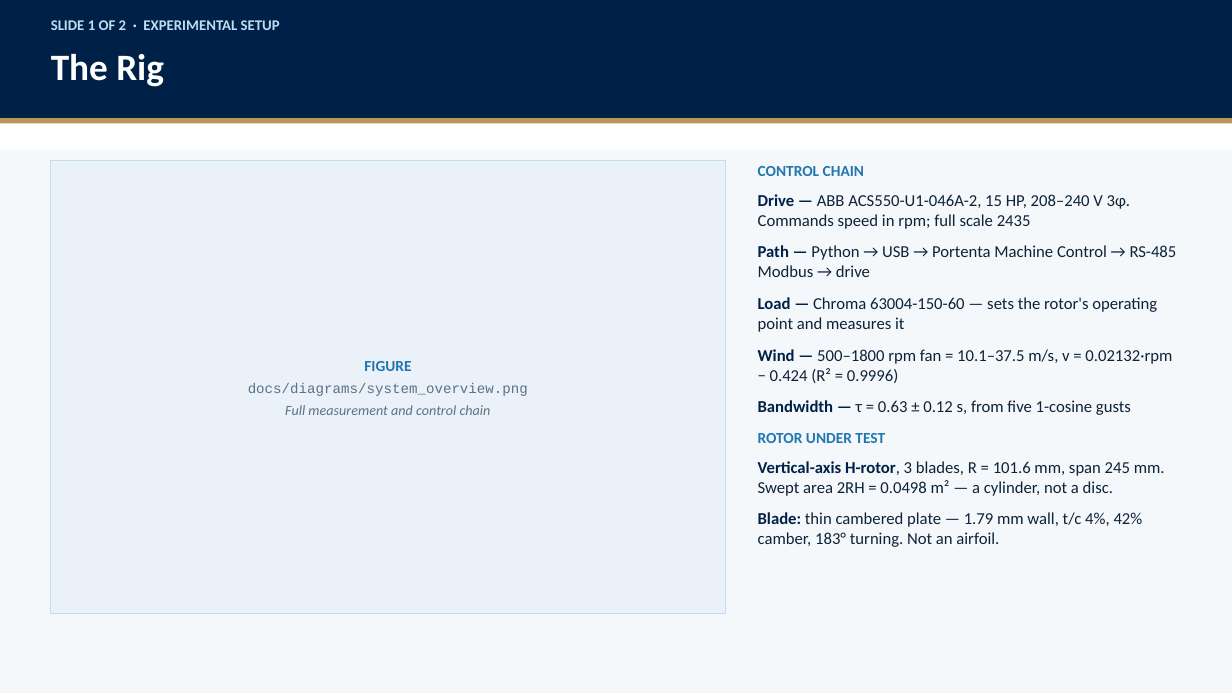
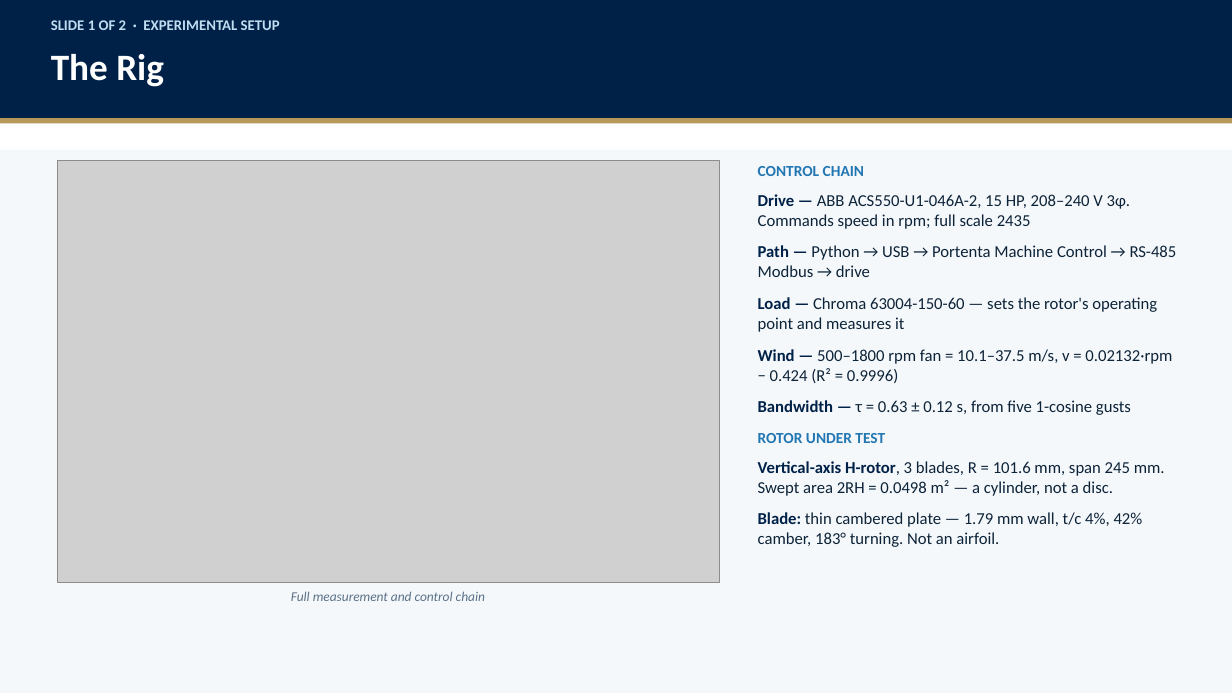
Before and after one commit to stephenseacuello/windtunnel-control, a slide deck: slide 2 of docs/slides/jeong_setup_and_results.pptx. Drawn at 1232x693 pixels with LibreOffice and Linux fonts; fonts in the diff are those of the drawing; grey boxes stand for pictures. Boxes give left, top, right and bottom in pixels: in the first picture for what was removed or moved away, otherwise in the second. Text is boxed around its words. In the diff, an @@ line names an element or a change of style, - is before the commit and + after.

```diff
--- a/docs/slides/jeong_setup_and_results.pptx
+++ b/docs/slides/jeong_setup_and_results.pptx
@@ rectangle removed at <box>51,161,726,614</box> @@
-FIGURE
-docs/diagrams/system_overview.png
-Full measurement and control chain
@@ picture added at <box>57,161,720,582</box> @@
@@ text added at <box>291,591,485,601</box>, 10.5 pt, text #5B7288, italic @@
+Full measurement and control chain
```
Also in this commit, not shown: 1 other slide changed, 9 other files.
